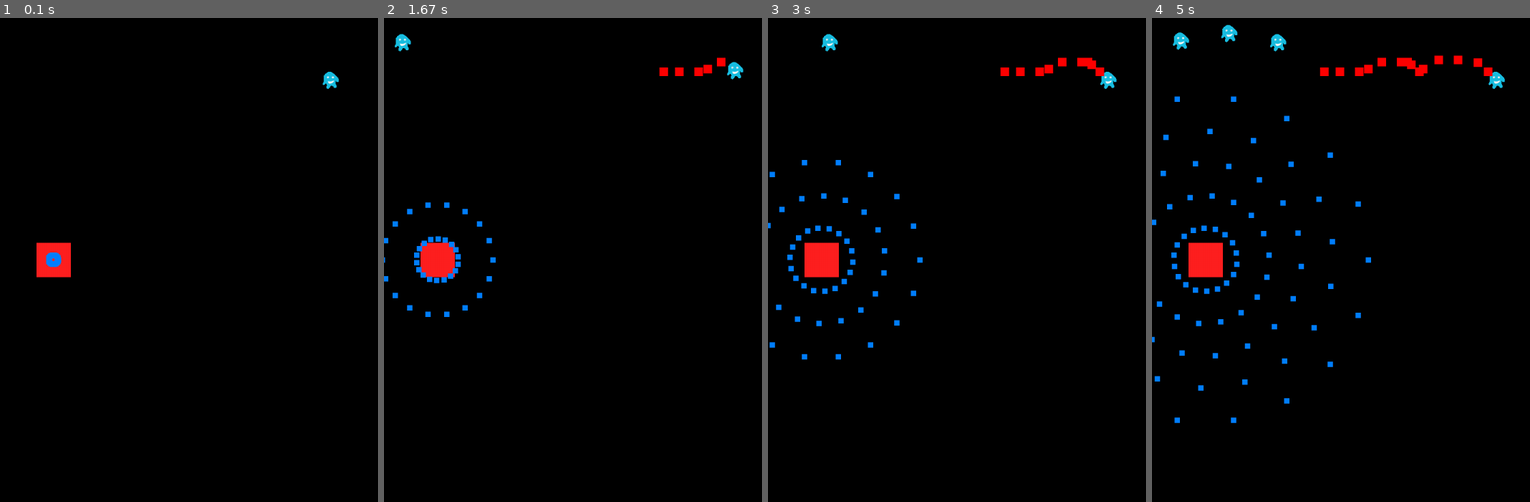
Above: before the commit, frames 1-4 (left to right).
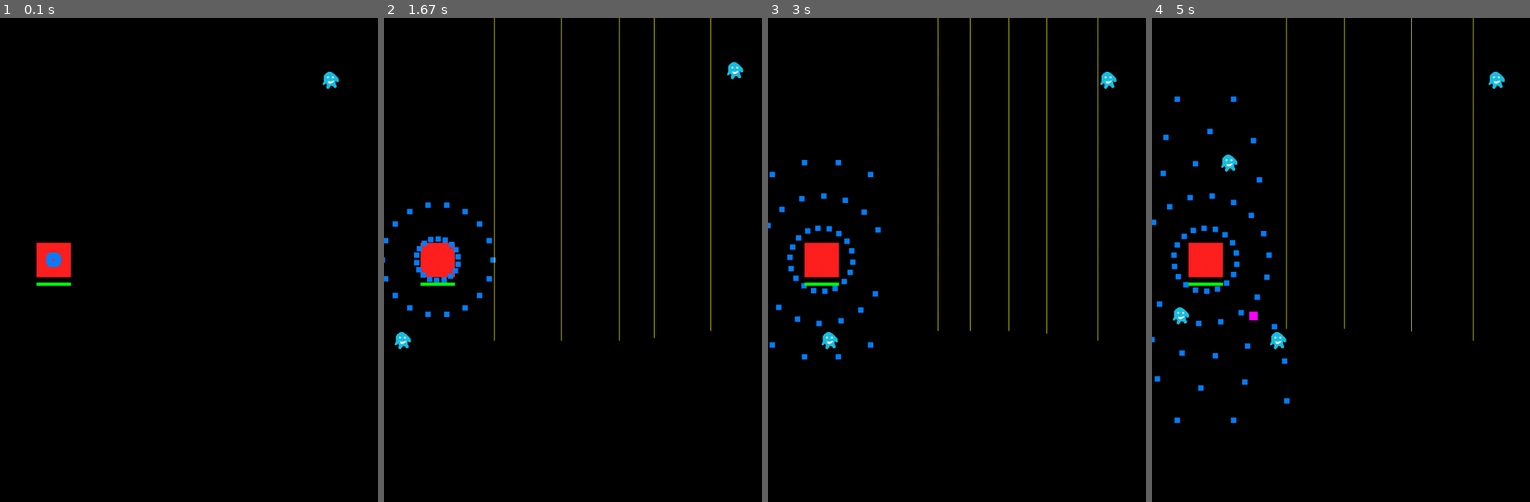
Above: after the commit, the same moments.

Repository: ToufuProject/04-29-pygamedayo
Game: pygame game, started from main.py
Two runs of this game, one before a commit and one after it. Both use one fixed random seed, a clock stepped at 60 frames per second and the inputs below.
Inputs:
- Up to frame 1 (0.1 s): no input
- Up to frame 2 (1.67 s): tap Space at 0.33, 0.73, 1.03, 1.23, 1.57 s; hold Right 0.67-1.13 s; hold Up 1.17-1.47 s; hold Right from 1.5 s (still down)
- Up to frame 3 (3 s): tap Space at 1.87, 2.07, 2.37, 2.63, 2.97 s; release Right at 1.97 s; hold Left 2-2.53 s; hold Down 2.57-2.87 s; hold Left from 2.9 s (still down)
- Up to frame 4 (5 s): tap Space at 3.27, 3.4, 3.8, 4.1, 4.47, 4.87 s; release Left at 3.3 s; hold Up 3.33-3.7 s; hold Right 3.73-4.37 s; hold Down 4.4-4.77 s; hold Left from 4.8 s (still down)

The runs differ from the first frame. In frame 1, less than 0.1% of the frame differs, in the area x 9-19%, y 54-56%; in frame 2, 1.5%; in frame 3, 1.5%; in frame 4, 2.5%, in the area x 5-91%, y 0-73%.

Commit message:
Update main.py

Diff:
--- a/main.py
+++ b/main.py
@@ -19,17 +19,19 @@
 PLAYER_DIR = os.path.join(IMG_DIR, "resized_ningen2025.png")
 BOSS_DIR = os.path.join(IMG_DIR, "mabuta.png")
 SOUND_DIR = os.path.join(BASE_DIR, "sounds")
-BGM_PATH = os.path.join(IMG_DIR, "bgm.mp3")
+BGM_PATH = os.path.join(SOUND_DIR, "bgm.mp3")
 
 all_sprites = pygame.sprite.Group()
 teki_hako = pygame.sprite.Group()
 fireballs = pygame.sprite.Group()
-boss_fireballs= pygame.sprite.Group()
+boss_fireballs = pygame.sprite.Group()
+teki_fireballs = pygame.sprite.Group()
 
 pygame.init()
 pygame.mixer.init()
 # パピプペポ
-#pygame.mixer.music.load()
+pygame.mixer.music.load(BGM_PATH)
+pygame.mixer.music.play(-1)
 screen = pygame.display.set_mode((YOKO, TATE))
 
 class Player(pygame.sprite.Sprite):
@@ -70,27 +72,60 @@
         else:
             self.uteru = True
 
+class TekiFireball(pygame.sprite.Sprite):
+    def __init__(self, x, y):
+        pygame.sprite.Sprite.__init__(self)
+        size = (16, 16)
+        self.image = pygame.Surface(size)
+        self.image.fill((255, 0, 255))  # RGB
+        self.rect = self.image.get_rect(center=(x, y))
+        self.vx = 6  # 右に飛ぶ
+
+    def update(self):
+        self.rect.x += self.vx
+        # 画面外に出たら削除
+        if self.rect.left > YOKO or self.rect.right < 0:
+            self.kill()
+
 class Teki(pygame.sprite.Sprite):
     def __init__(self):
         super().__init__()
         self.image = pygame.Surface((32, 32))
         gazou = pygame.image.load(PLAYER_DIR).convert()
         self.image.blit(gazou, (0, 0), (0, 0, 32, 32))
-        self.rect = self.image.get_rect(x=10, y=random.randint(0, 30))
+        self.rect = self.image.get_rect(x=10, y=random.randint(0, 600))
         self.vx = 1
+        self.last_shot_time = 0
+        self.shot_interval = 2
 
     def update(self):
         self.rect.x += self.vx
+        current_time = pygame.time.get_ticks() / 1000
+        if current_time - self.last_shot_time > self.shot_interval:
+            bf = TekiFireball(self.rect.centerx, self.rect.centery)
+            teki_fireballs.add(bf)
+            all_sprites.add(bf)
+            self.last_shot_time = current_time
 
 class Fireball(pygame.sprite.Sprite):
     def __init__(self, x, y):
         super().__init__()
-        self.image = pygame.Surface((16, 16))
-        self.image.fill((255, 0, 0))
+        self.image = pygame.Surface((1, 1000))
+        self.image.fill((255, 255, 0))
         self.rect  = self.image.get_rect(center=(x, y))
-        self.vx = -1
-
-    def update(self):
+        self.vx = -5
+
+    def update(self):
+        hit = pygame.sprite.spritecollide(self,teki_hako,dokill=True)
+
+        if hit:
+            self.kill()
+        hit_fireball = pygame.sprite.spritecollide(self,teki_fireballs, dokill=True)
+        if hit_fireball:
+            self.kill()
+        hit_boss_fireball = pygame.sprite.spritecollide(self,boss_fireballs,dokill=True)
+        if hit_boss_fireball:
+            self.kill()
         self.rect.x += self.vx
         if self.rect.right < 0:
             self.kill()
@@ -127,6 +162,7 @@
         self.idx   = 0
         self.start = pygame.time.get_ticks()/1000
         self.spin  = 0
+        self.max_life = 50
 
     # 0. 回転花火
     def p_radial(self, now, col):
@@ -245,7 +281,7 @@
     all_sprites.draw(screen)
     teki_hako.draw(screen)
     if boss.alive():
-        # ここに書く！
+        draw_boss_life(screen,boss)
         print("生きてるよ〜ん")
 
     if game_over:
